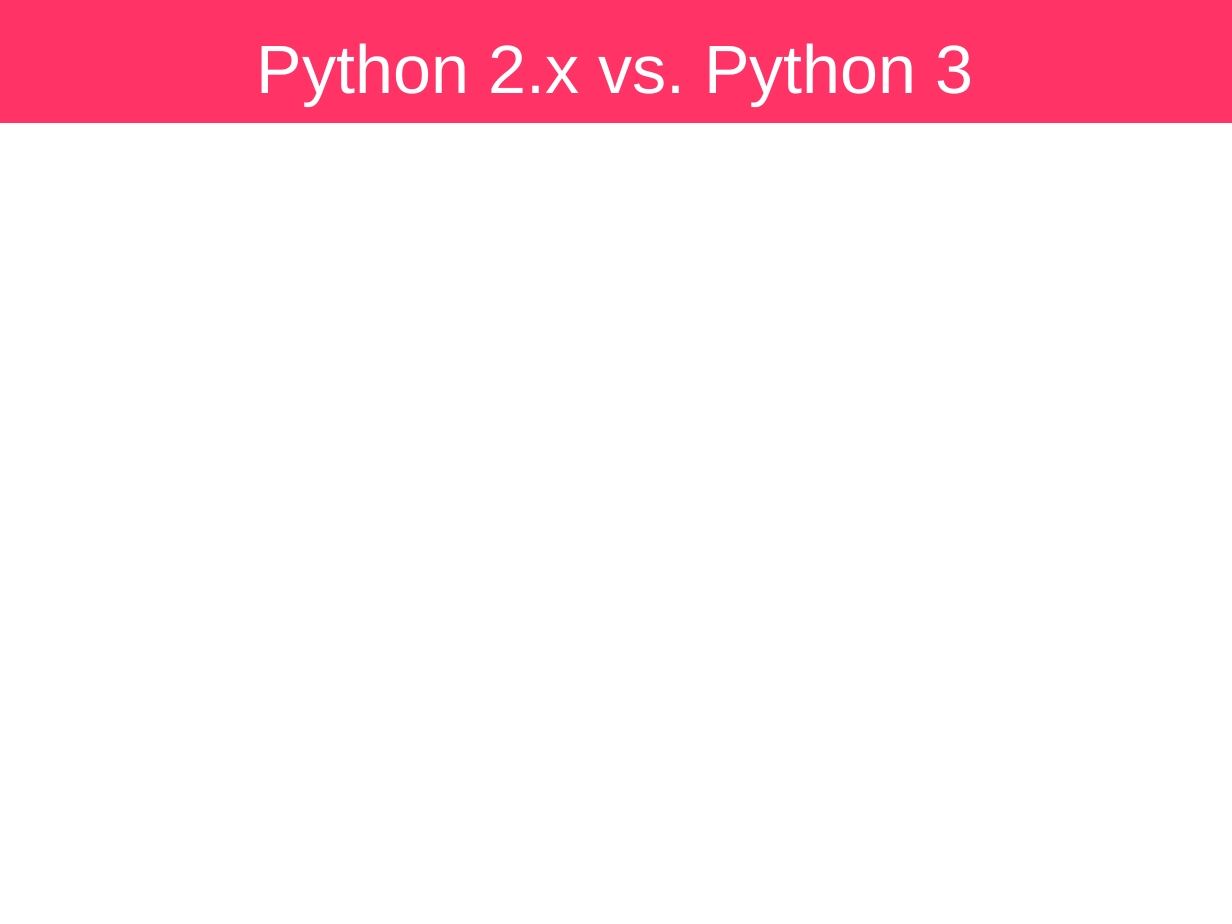
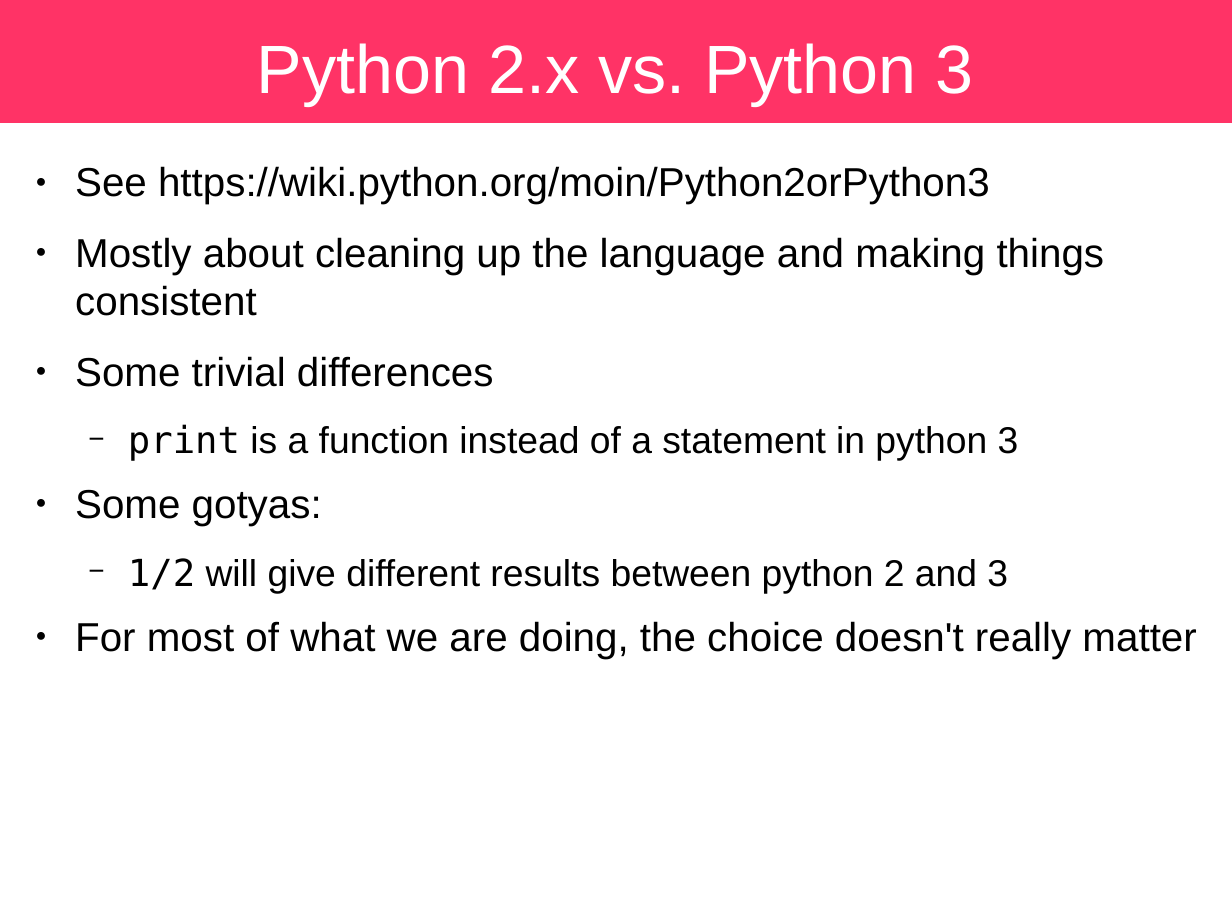
Before and after one commit to sbu-python-class/python-science, a slide deck: slide 4 of lectures/01-python/python.odp. Drawn at 1232x924 pixels with LibreOffice and Linux fonts; fonts in the diff are those of the drawing. Boxes give left, top, right and bottom in pixels: in the first picture for what was removed or moved away, otherwise in the second. Text is boxed around its words. In the diff, an @@ line names an element or a change of style, - is before the commit and + after.

```diff
--- a/lectures/01-python/python.odp
+++ b/lectures/01-python/python.odp
@@ text added at [75,166,1196,659], 26 pt, text #000000 @@
+● See https://wiki.python.org/moin/Python2orPython3
+● Mostly about cleaning up the language and making things consistent
+● Some trivial differences
+  − print is a function instead of a statement in python 3
+● Some gotyas:
+  − 1/2 will give different results between python 2 and 3
+● For most of what we are doing, the choice doesn't really matter
```
Also in this commit, not shown: 1 other file.
